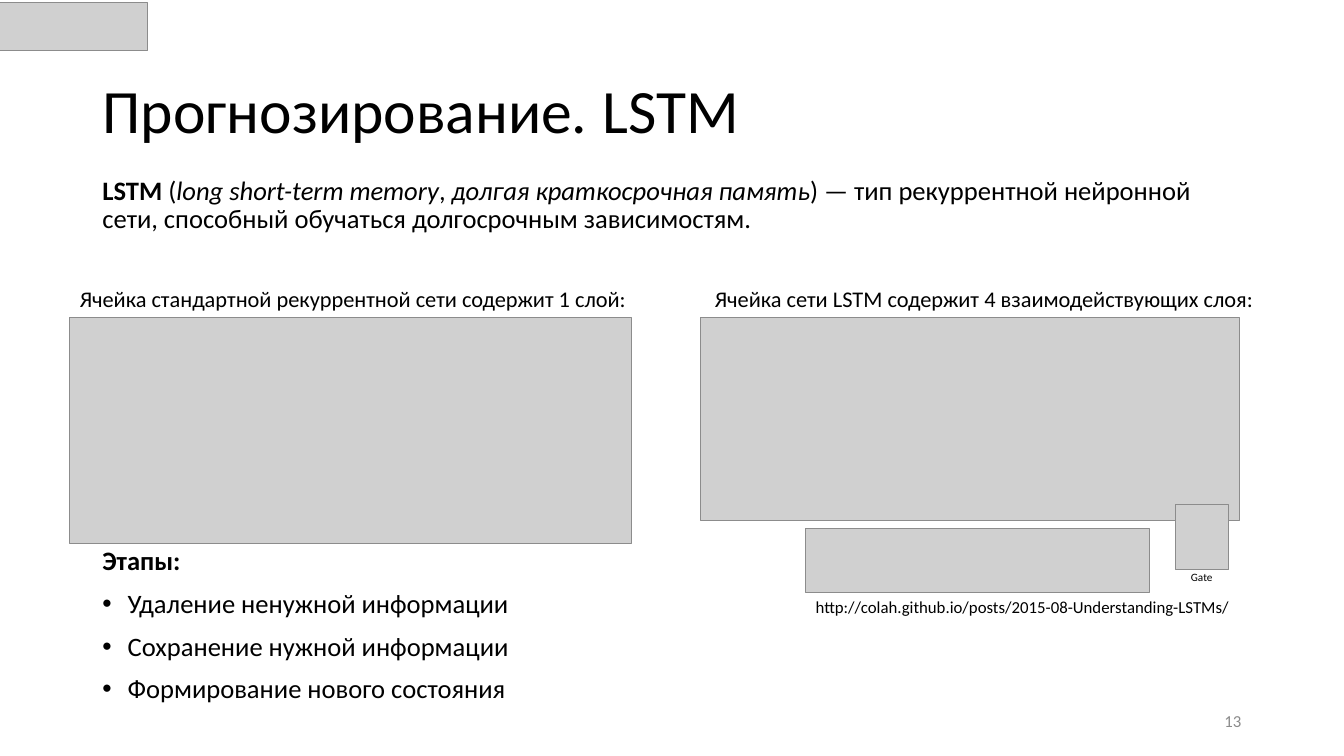
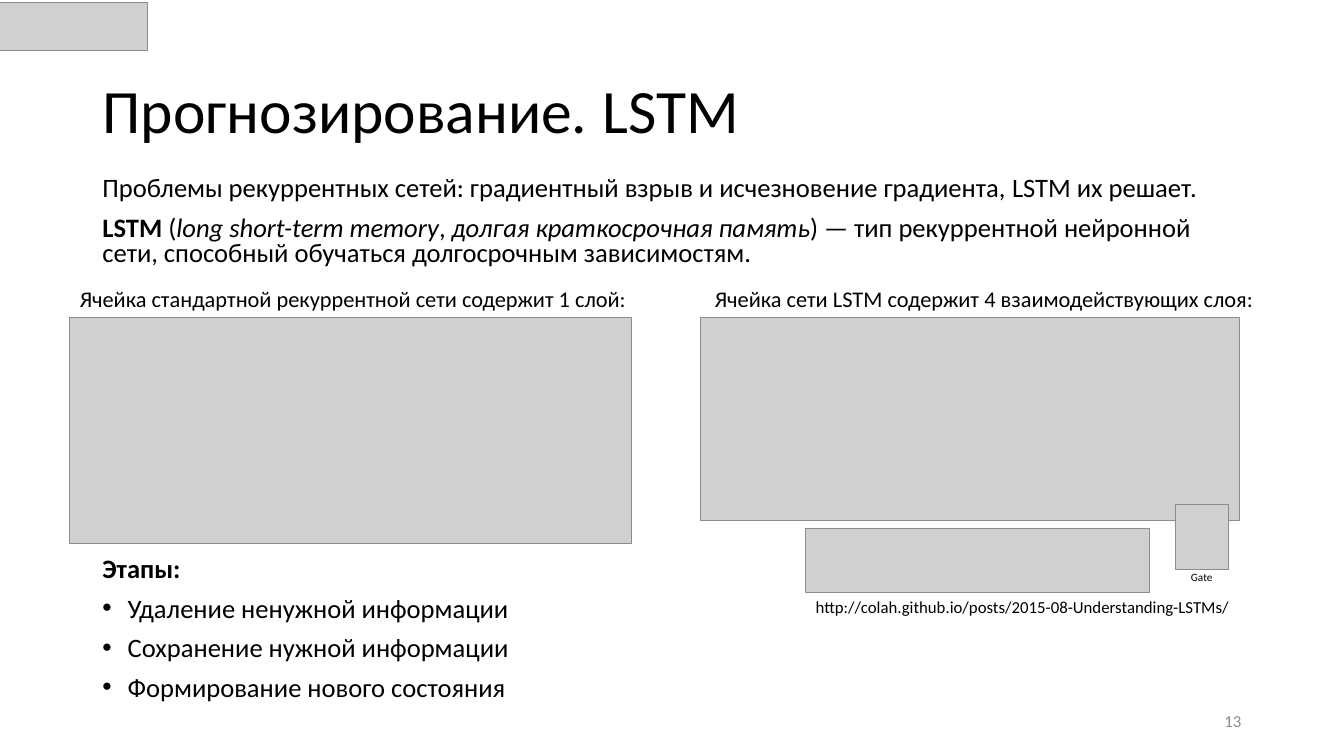
Before and after one commit to CyberLympha/AI-for-IS-Course, a slide deck: slide 13 of Лекции/Предиктивная аналитика в ИБ.pptx. Drawn at 1344x756 pixels with LibreOffice and Linux fonts; fonts in the diff are those of the drawing; grey boxes stand for pictures. Boxes give left, top, right and bottom in pixels: in the first picture for what was removed or moved away, otherwise in the second. Text is boxed around its words. In the diff, an @@ line names an element or a change of style, - is before the commit and + after.

```diff
--- a/Лекции/Предиктивная аналитика в ИБ.pptx
+++ b/Лекции/Предиктивная аналитика в ИБ.pptx
@@ text at box(102, 179, 1197, 202): paragraph added @@
+Проблемы рекуррентных сетей: градиентный взрыв и исчезновение градиента, LSTM их решает.
@@ text at box(102, 217, 1190, 702): line spacing 0.9 to 0.8 @@
```
Also in this commit, not shown: 3 other slides changed, 3 other files.
